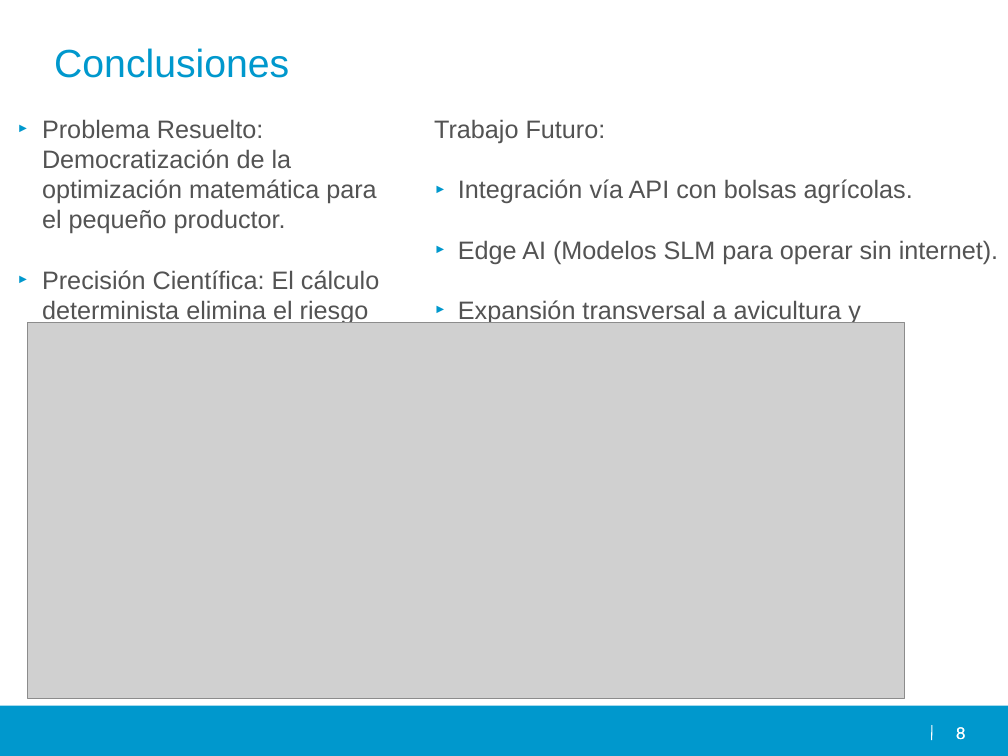
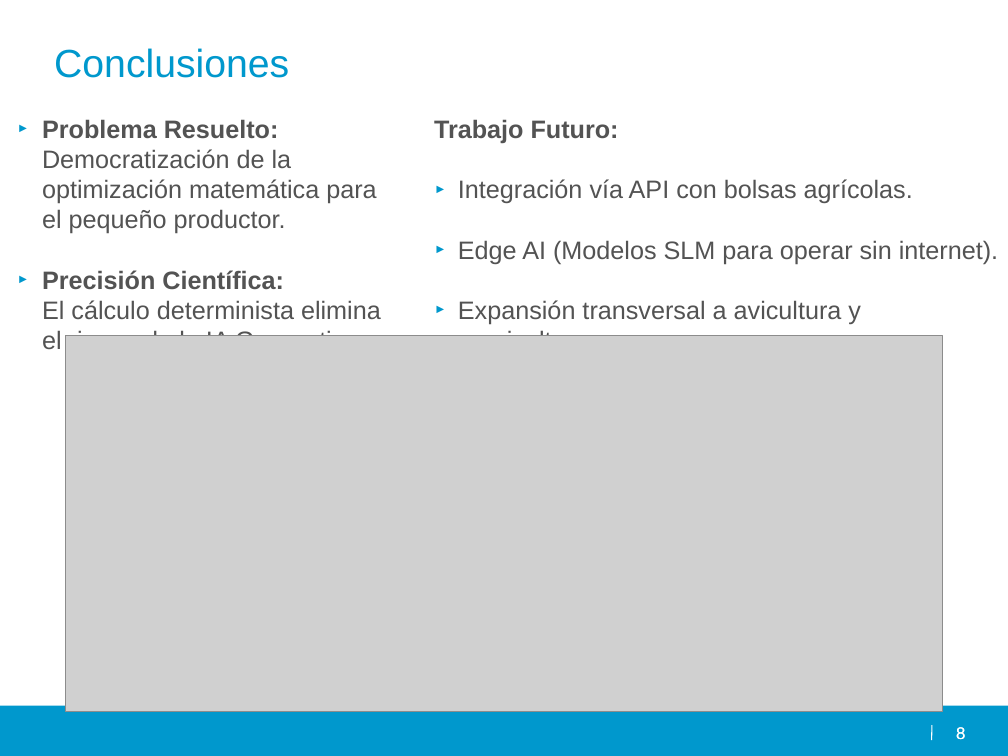
Before and after one commit to Caporal-AI/caporal-ai, a slide deck: slide 8 of docs/Caporal AI.pptx. Drawn at 1008x756 pixels with LibreOffice and Linux fonts; fonts in the diff are those of the drawing; grey boxes stand for pictures; background and template pictures are left out. Boxes give left, top, right and bottom in pixels: in the first picture for what was removed or moved away, otherwise in the second. Text is boxed around its words. In the diff, an @@ line names an element or a change of style, - is before the commit and + after.

Commit message:
Actualización de la presentación de Caporal AI para la Fase 4
Se actualiza el archivo de presentación de la entrega correspondiente a la Fase 4.

```diff
--- a/docs/Caporal AI.pptx
+++ b/docs/Caporal AI.pptx
@@ text "Problema Resuelto: Democratización de la ..." at (42,119,381,349): bold on in "Problema Resuelto:", "Precisión Científica:" @@
@@ text at (434,119,619,143): bold on in "Trabajo Futuro:" @@
@@ picture: place and size @@
-picture at (28,323,905,699)
+picture at (66,336,942,712)
```
Also in this commit, not shown: 2 other slides changed.
